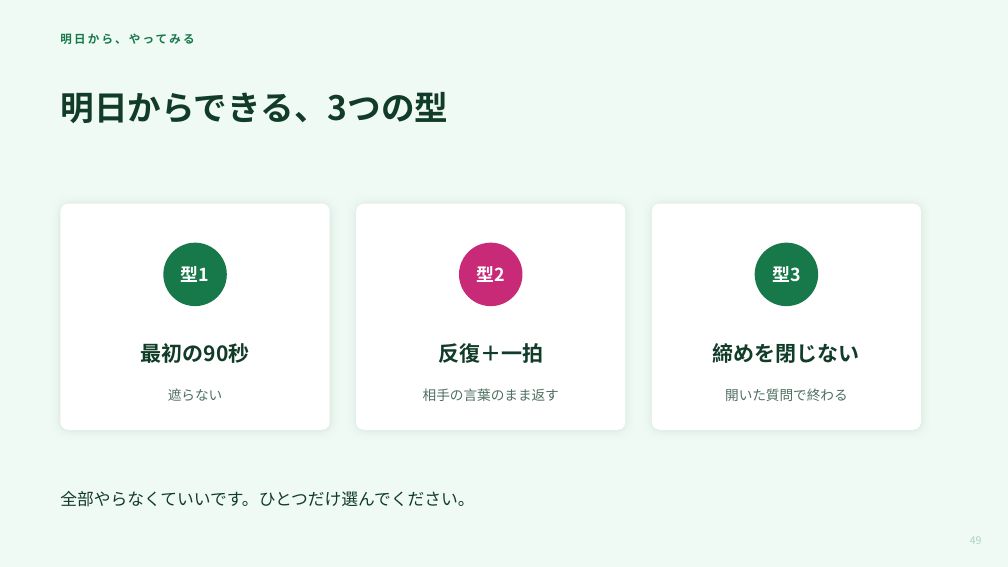
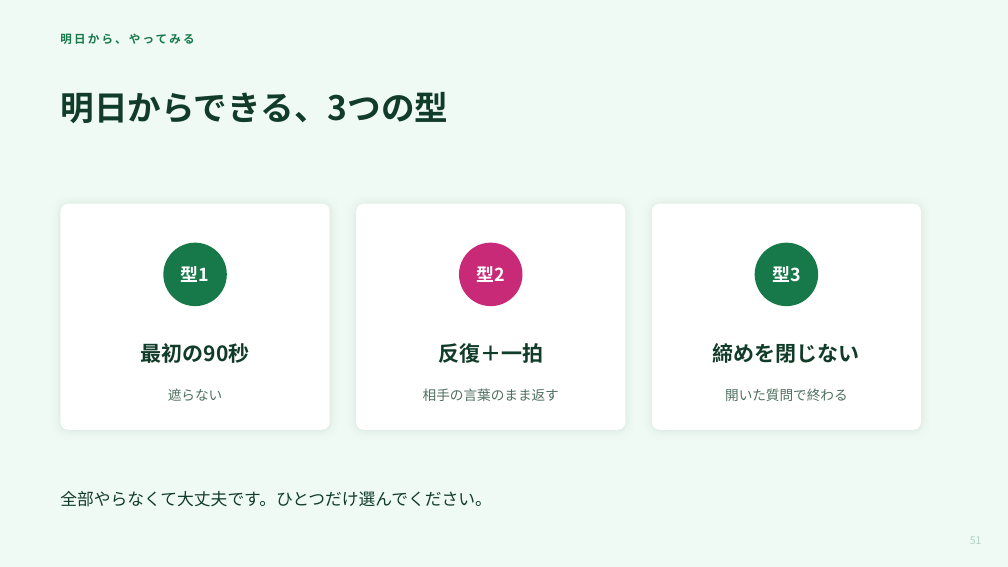
Before and after one commit to mananyon/manayonekura, a slide deck: slide 51 of docs/slides/20261016APNET/APNET本番版.pptx (slide 49 before the commit). Drawn at 1008x567 pixels with LibreOffice and Linux fonts; fonts in the diff are those of the drawing. Boxes give left, top, right and bottom in pixels: in the first picture for what was removed or moved away, otherwise in the second. Text is boxed around its words. In the diff, an @@ line names an element or a change of style, - is before the commit and + after.

```diff
--- a/docs/slides/20261016APNET/APNET本番版.pptx
+++ b/docs/slides/20261016APNET/APNET本番版.pptx
@@ text at bbox=[60, 491, 491, 507]: text changed @@
-全部やらなくていいです。ひとつだけ選んでください。
+全部やらなくて大丈夫です。ひとつだけ選んでください。
@@ text at bbox=[970, 536, 982, 544]: text changed @@
-49
+51
```
Also in this commit, not shown: 49 other slides changed, 2 slides added, 2 other files.
